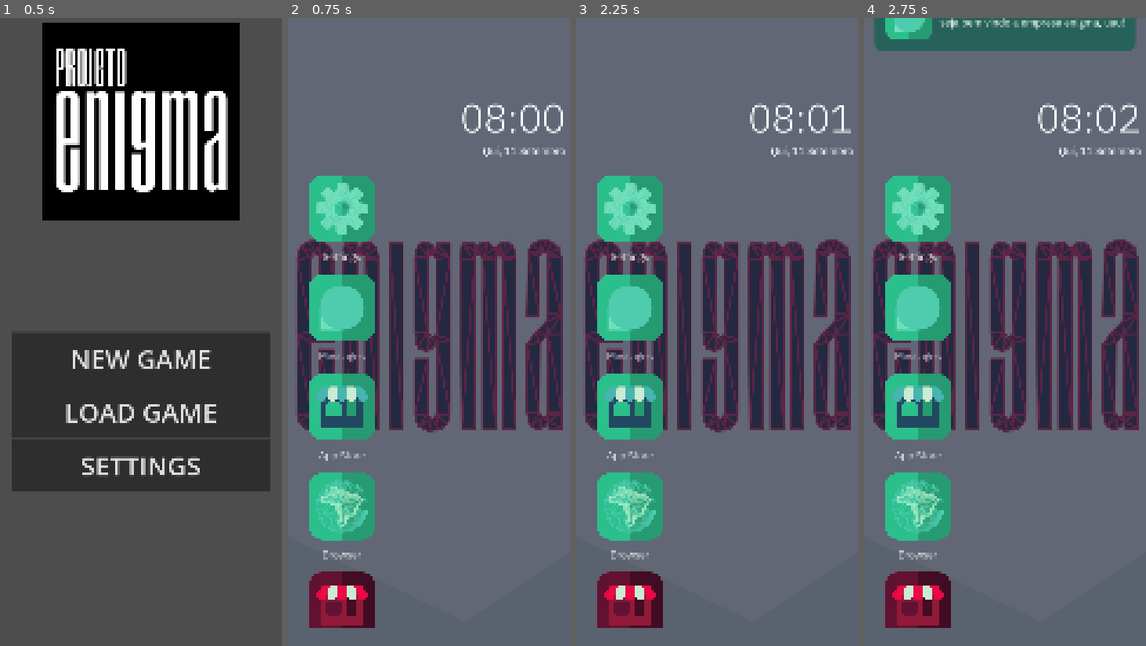
Above: before the commit, frames 1-4 (left to right).
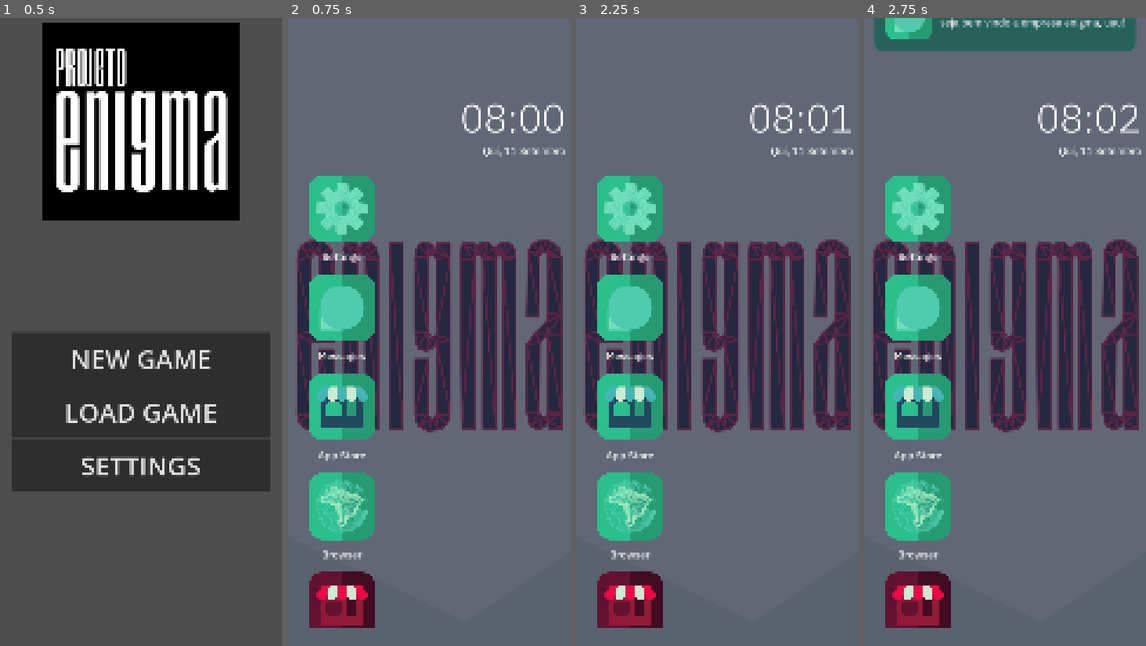
Above: after the commit, the same moments.

Repository: StudioENIGMA/ProjectENIGMA
Game: Godot game, scene res://scenes/main.tscn
Same seed, same stepped clock (60 frames per second), same inputs: the game is played once before the commit and once after it. The engine's default icon, where the game draws it, is replaced by a stand-in: a white triangle on a blue panel in a dark square.
Inputs (mouse positions are in pixels of both pictures, inside the frame that each line leads up to):
- Up to frame 1 (0.5 s): no input
- Up to frame 2 (0.75 s): click "NEW GAME" at 0.5 s
- Up to frame 3 (2.25 s): click "Messages" at 1.25 s; click (835, 49) at 2 s
- Up to frame 4 (2.75 s): no input

Frame 1 is identical in both runs. In frame 2, 0.3% of the frame differs, in the area x 10-28%, y 37-87%; in frame 3, 0.3%; in frame 4, 0.3%.

Commit message:
style: changed game screen app font

Diff:
--- a/scenes/game_screen.tscn
+++ b/scenes/game_screen.tscn
@@ -7,7 +7,7 @@
 [ext_resource type="PackedScene" uid="uid://c2pee1p02e7tm" path="res://scenes/both_shops.tscn" id="5_x5x4e"]
 [ext_resource type="Theme" uid="uid://dumg8l48etp41" path="res://assets/themes/test_theme.tres" id="6_h0j4g"]
 [ext_resource type="Texture2D" uid="uid://clmd7chum00ms" path="res://assets/icons/settings.png" id="7_87fqc"]
-[ext_resource type="FontFile" uid="uid://b778cnyygqp4l" path="res://assets/fonts/IBMPlexSans-Regular.ttf" id="7_bd51b"]
+[ext_resource type="FontFile" uid="uid://fq2l7f2gu08q" path="res://assets/fonts/IBMPlexSans-SemiBold.ttf" id="7_oknyi"]
 [ext_resource type="Texture2D" uid="uid://3brgs4sc8f7p" path="res://assets/icons/messages.png" id="8_4u5i3"]
 [ext_resource type="Texture2D" uid="uid://bry5wkwnk70xo" path="res://assets/icons/app-store.png" id="9_f2213"]
 [ext_resource type="Texture2D" uid="uid://cj6hhywlfcl5a" path="res://assets/icons/browser.png" id="10_8imdr"]
@@ -66,7 +66,7 @@
 size_flags_horizontal = 0
 size_flags_vertical = 0
 theme = ExtResource("6_h0j4g")
-theme_override_fonts/font = ExtResource("7_bd51b")
+theme_override_fonts/font = ExtResource("7_oknyi")
 theme_override_font_sizes/font_size = 40
 action_mode = 0
 text = "Settings"
@@ -77,7 +77,7 @@
 
 [node name="MessagesButton" type="Button" parent="Control/ScrollContainer/VBoxContainer"]
 layout_mode = 2
-theme_override_fonts/font = ExtResource("7_bd51b")
+theme_override_fonts/font = ExtResource("7_oknyi")
 theme_override_font_sizes/font_size = 40
 text = "Messages"
 icon = ExtResource("8_4u5i3")
@@ -88,7 +88,7 @@
 [node name="AppStoreButton" type="Button" parent="Control/ScrollContainer/VBoxContainer"]
 layout_mode = 2
 theme = ExtResource("6_h0j4g")
-theme_override_fonts/font = ExtResource("7_bd51b")
+theme_override_fonts/font = ExtResource("7_oknyi")
 theme_override_font_sizes/font_size = 40
 action_mode = 0
 text = "App Store"
@@ -100,7 +100,7 @@
 [node name="BrowserButton" type="Button" parent="Control/ScrollContainer/VBoxContainer"]
 layout_mode = 2
 theme = ExtResource("6_h0j4g")
-theme_override_fonts/font = ExtResource("7_bd51b")
+theme_override_fonts/font = ExtResource("7_oknyi")
 theme_override_font_sizes/font_size = 40
 action_mode = 0
 text = "Browser
@@ -113,7 +113,7 @@
 [node name="FakeAppStoreButton" type="Button" parent="Control/ScrollContainer/VBoxContainer"]
 layout_mode = 2
 theme = ExtResource("6_h0j4g")
-theme_override_fonts/font = ExtResource("7_bd51b")
+theme_override_fonts/font = ExtResource("7_oknyi")
 theme_override_font_sizes/font_size = 40
 action_mode = 0
 text = "App Store"
